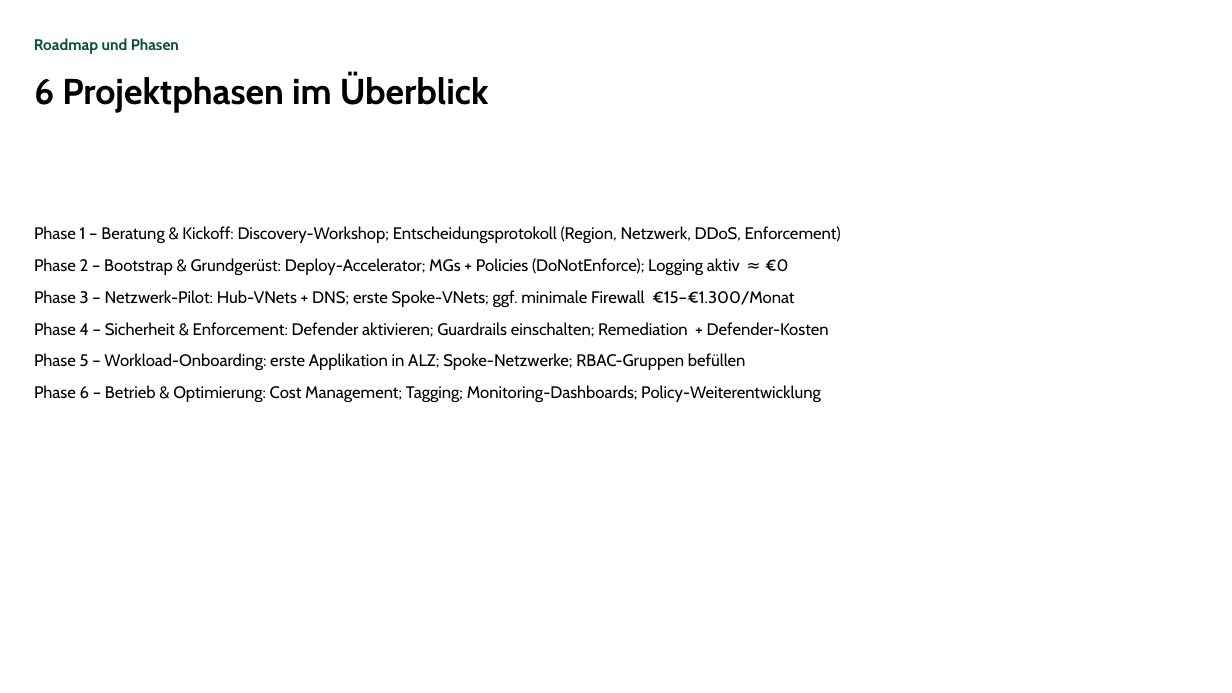
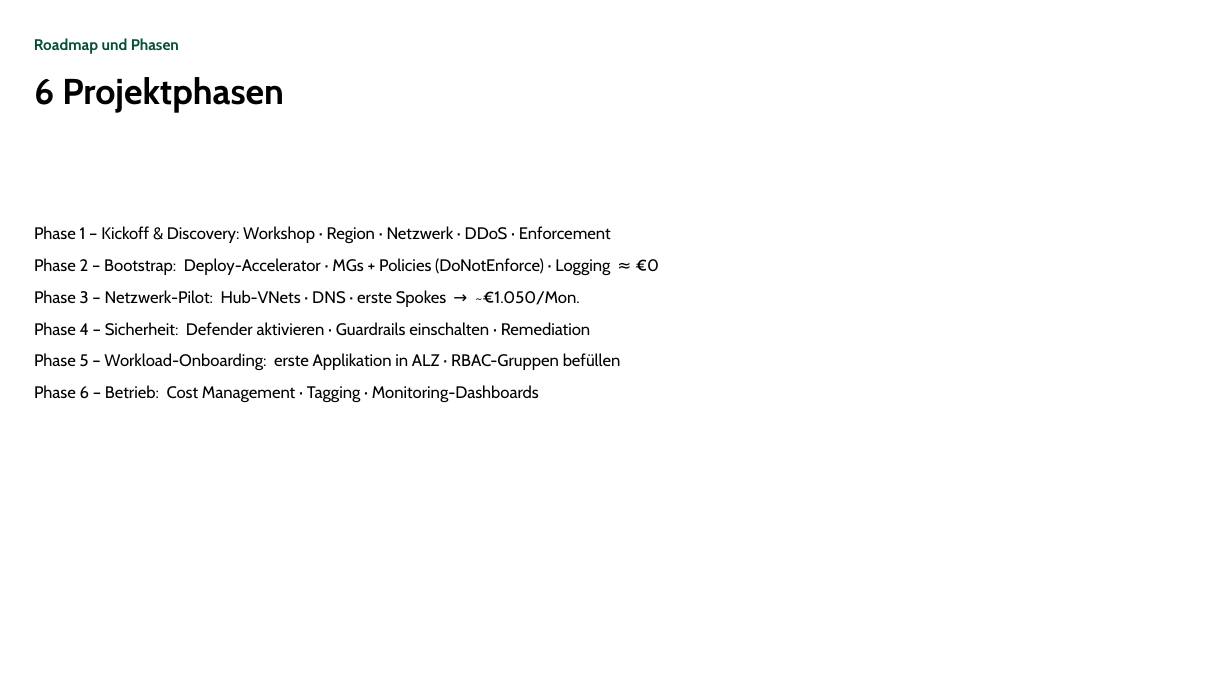
Before and after one commit to YannickBeck/azure-landing-zone, a slide deck: slide 33 of docs/konzept/Powerpoint/Azure-Landing-Zone-Konzept.pptx (slide 35 before the commit). Drawn at 1232x693 pixels with LibreOffice and Linux fonts; fonts in the diff are those of the drawing; background and template pictures are left out. Boxes give left, top, right and bottom in pixels: in the first picture for what was removed or moved away, otherwise in the second. Text is boxed around its words. In the diff, an @@ line names an element or a change of style, - is before the commit and + after.

```diff
--- a/docs/konzept/Powerpoint/Azure-Landing-Zone-Konzept.pptx
+++ b/docs/konzept/Powerpoint/Azure-Landing-Zone-Konzept.pptx
@@ title at (x1=34, y1=77, x2=284, y2=113): text changed @@
-6 Projektphasen im Überblick
+6 Projektphasen
@@ text at (x1=34, y1=226, x2=659, y2=402): text changed @@
-Phase 1 – Beratung & Kickoff: Discovery-Workshop; Entscheidungsprotokoll (Region, Netzwerk, DDoS, Enforcement)
-Phase 2 – Bootstrap & Grundgerüst: Deploy-Accelerator; MGs + Policies (DoNotEnforce); Logging aktiv ≈ €0
-Phase 3 – Netzwerk-Pilot: Hub-VNets + DNS; erste Spoke-VNets; ggf. minimale Firewall €15–€1.300/Monat
-Phase 4 – Sicherheit & Enforcement: Defender aktivieren; Guardrails einschalten; Remediation + Defender-Kosten
-Phase 5 – Workload-Onboarding: erste Applikation in ALZ; Spoke-Netzwerke; RBAC-Gruppen befüllen
-Phase 6 – Betrieb & Optimierung: Cost Management; Tagging; Monitoring-Dashboards; Policy-Weiterentwicklung
+Phase 1 – Kickoff & Discovery: Workshop · Region · Netzwerk · DDoS · Enforcement
+Phase 2 – Bootstrap: Deploy-Accelerator · MGs + Policies (DoNotEnforce) · Logging ≈ €0
+Phase 3 – Netzwerk-Pilot: Hub-VNets · DNS · erste Spokes → ~€1.050/Mon.
+Phase 4 – Sicherheit: Defender aktivieren · Guardrails einschalten · Remediation
+Phase 5 – Workload-Onboarding: erste Applikation in ALZ · RBAC-Gruppen befüllen
+Phase 6 – Betrieb: Cost Management · Tagging · Monitoring-Dashboards
```
Also in this commit, not shown: 24 other slides changed, 12 slides added, 17 slides removed, 1 other file.
